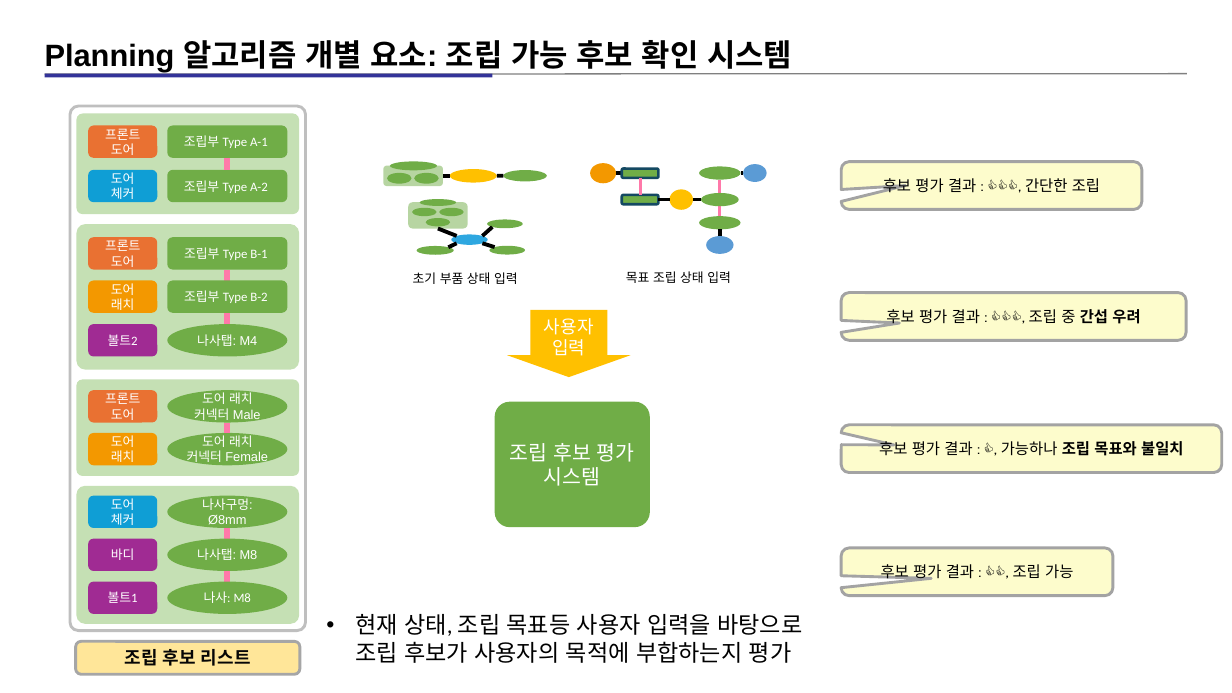
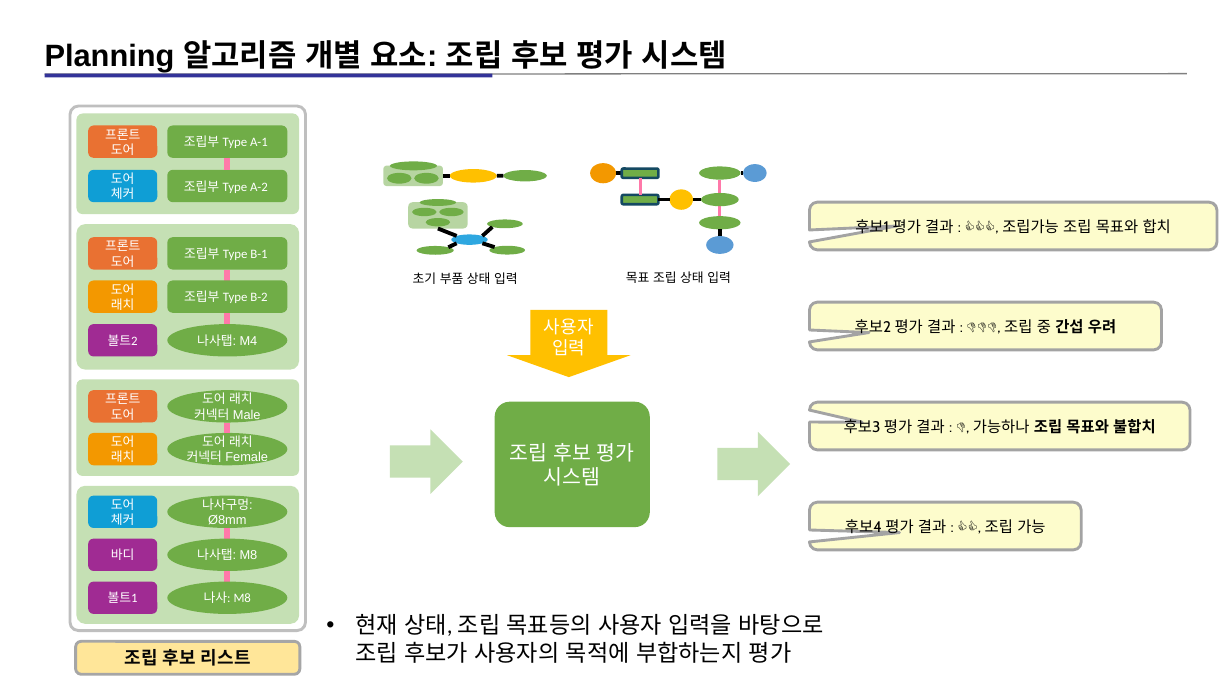
Before and after one commit to kimz1121/test, a slide deck: slide 5 of 현대차 심볼릭 플레너 예시 설명 자료_13_아키텍쳐_자료(작성중).pptx. Drawn at 1232x693 pixels with LibreOffice and Linux fonts; fonts in the diff are those of the drawing. Boxes give left, top, right and bottom in pixels: in the first picture for what was removed or moved away, otherwise in the second. Text is boxed around its words. In the diff, an @@ line names an element or a change of style, - is before the commit and + after.

```diff
--- a/현대차 심볼릭 플레너 예시 설명 자료_13_아키텍쳐_자료(작성중).pptx
+++ b/현대차 심볼릭 플레너 예시 설명 자료_13_아키텍쳐_자료(작성중).pptx
@@ text at (x1=45, y1=40, x2=727, y2=75): text changed @@
-Planning 알고리즘 개별 요소: 조립 가능 후보 확인 시스템
+Planning 알고리즘 개별 요소: 조립 후보 평가 시스템
@@ rounded speech box "후보1 평가 결과 : 👍👍👍, ..." resized from (x1=841, y1=162, x2=1141, y2=210) to (x1=810, y1=202, x2=1217, y2=250) @@
@@ text in rounded speech box at (x1=855, y1=219, x2=1171, y2=235): text changed @@
-후보 평가 결과 : 👍👍👍, 간단한 조립
+후보1 평가 결과 : 👍👍👍, 조립가능 조립 목표와 합치
@@ rounded speech box "후보2 평가 결과 : 👎👎👎, ..." resized from (x1=841, y1=293, x2=1186, y2=341) to (x1=810, y1=302, x2=1162, y2=350) @@
@@ text in rounded speech box at (x1=855, y1=319, x2=1116, y2=336): text changed @@
-후보 평가 결과 : 👍👍👍, 조립 중 간섭 우려
+후보2 평가 결과 : 👎👎👎, 조립 중 간섭 우려
@@ rounded speech box "후보3 평가 결과 : 👎, ..." moved from (x1=841, y1=425, x2=1222, y2=473) to (x1=810, y1=402, x2=1190, y2=450) @@
@@ text in rounded speech box at (x1=844, y1=417, x2=1155, y2=434): text changed @@
-후보 평가 결과 : 👍, 가능하나 조립 목표와 불일치
+후보3 평가 결과 : 👎, 가능하나 조립 목표와 불합치
@@ right arrow added at (x1=390, y1=430, x2=463, y2=494), fill #C5E0B4 @@
@@ right arrow added at (x1=717, y1=432, x2=790, y2=496), fill #C5E0B4 @@
@@ rounded speech box "후보4 평가 결과 : 👍👍, ..." moved from (x1=841, y1=548, x2=1113, y2=596) to (x1=810, y1=503, x2=1081, y2=551) @@
@@ text in rounded speech box at (x1=845, y1=519, x2=1045, y2=536): text changed @@
-후보 평가 결과 : 👍👍, 조립 가능
+후보4 평가 결과 : 👍👍, 조립 가능
@@ text at (x1=355, y1=614, x2=824, y2=663): text changed @@
-• 현재 상태, 조립 목표등 사용자 입력을 바탕으로
-  조립 후보가 사용자의 목적에 부합하는지 평가
+• 현재 상태, 조립 목표등의 사용자 입력을 바탕으로
+  조립 후보가 사용자의 목적에 부합하는지 평가
```
Also in this commit, not shown: 2 other slides changed, 2 slides added, 41 slides removed.
